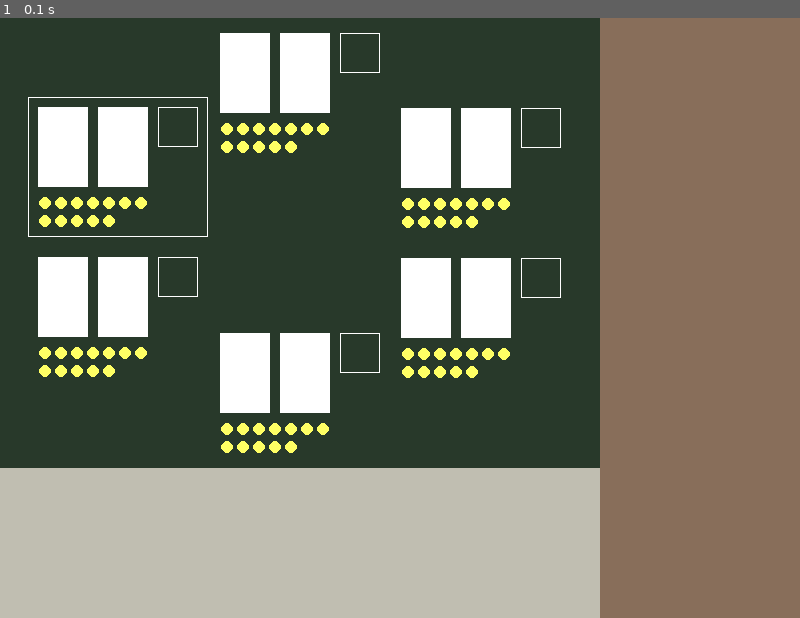
Above: before the commit, frame 1.
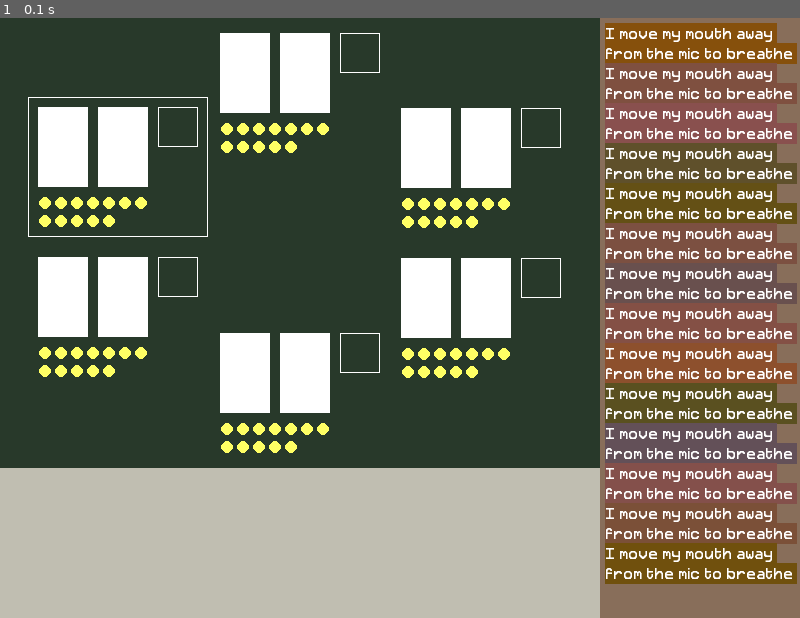
Above: after the commit, the same moment.

Repository: tmiltonj/depose
Game: pygame game, started from depose/pygame_view.py
Same seed, same stepped clock (60 frames per second), same inputs: the game is played once before the commit and once after it.
Inputs:
- Up to frame 1 (0.1 s): no input

The runs differ from the first frame. In frame 1, 21% of the frame differs, in the area x 75-100%, y 0-95%.

Commit message:
Added Sidebar

Diff:
--- a/depose/pygame_view.py
+++ b/depose/pygame_view.py
@@ -1,4 +1,5 @@
 import pygame
+import pygame.freetype
 import math
 
 pygame.init()
@@ -46,6 +47,44 @@
         # Draw player card
         surface.blit(player_card, pygame.Rect(x - width / 2, y - height / 2, width, height))
 
+class Sidebar:
+    width = 200
+    height = 600
+    bg_color = sidebar_bg
+    line_length = 25
+    max_lines = 28
+
+    class Entry:
+        def __init__(self, text, color):
+            self.text = text
+            self.color = color
+
+    def __init__(self):
+        self.entries = []
+        self.font = pygame.freetype.Font('Retron2000.ttf', size=14)
+        self.font.pad = True
+
+    def log(self, message, color=bg_color):
+        line = ''
+        for word in message.split(' '):
+            print(word)
+            if (line == '') or (len(line) + len(word) < Sidebar.line_length):
+                line += word + ' '
+            else:
+                self.entries.append(Sidebar.Entry(line, color))
+                line = word + ' '
+        self.entries.append(Sidebar.Entry(line, color))
+
+    def draw(self, surface):
+        sidebar = pygame.Surface((Sidebar.width, Sidebar.height))
+        sidebar.fill(Sidebar.bg_color)
+        for line, entry in enumerate(self.entries[-Sidebar.max_lines:]):
+            render, _ = self.font.render(entry.text, fgcolor=(255, 255, 255), bgcolor=entry.color)
+            sidebar.blit(render, (5, 5 + line * 20))
+
+        surface.blit(sidebar, (0, 0))
+
+
 # Main canvas
 size = width, height = (800, 600)
 screen = pygame.display.set_mode(size)
@@ -60,6 +99,13 @@
 sidebar_w, sidebar_h = (200, 600)
 sidebar = pygame.Surface((sidebar_w, sidebar_h))
 
+# Test Sidebar
+bar = Sidebar()
+bar.log("foo")
+bar.log("bar", color=(0, 0, 0))
+import random
+for i in range(20):
+    bar.log("I move my mouth away from the mic to breathe", color=(random.randrange(90, 160), 80, random.randrange(10, 90)))
 
 def draw_player_cards(players, surface, x, y):
     angle = 2 * math.pi / len(players)
@@ -87,6 +133,7 @@
     sidebar.fill(sidebar_bg)
 
     draw_player_cards(['a', 'b', 'c', 'd', 'e', 'f'], table, table_w / 2, table_h / 2)
+    bar.draw(sidebar)
     #draw_player_cards(['a', 'b', 'c', 'd', 'e'], table, table_w / 2, table_h / 2)
 
     # Draw views to main canvas
Binary file added: depose/Retron2000.ttf
